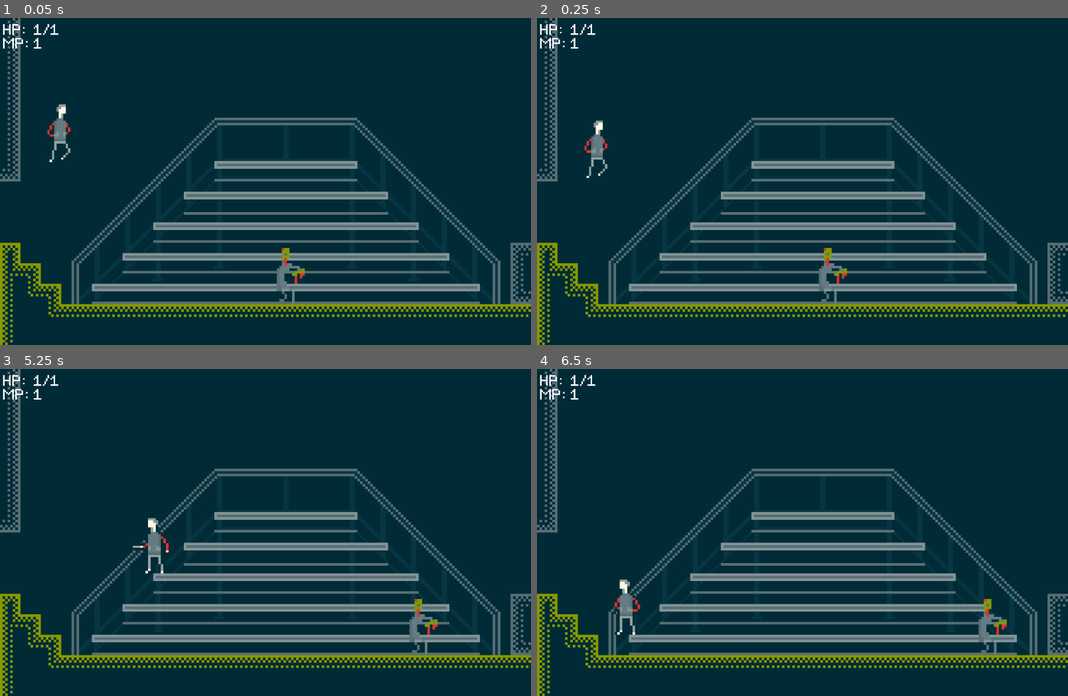
Above: before the commit, frames 1-4 (two rows, left to right).
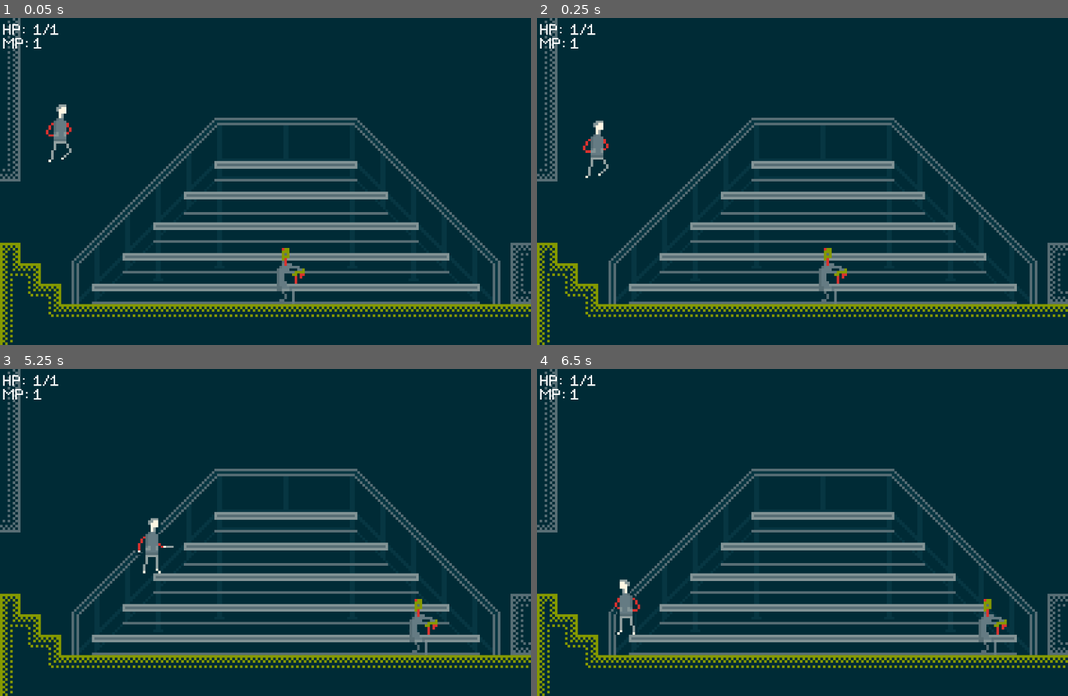
Above: after the commit, the same moments.

Repository: CloneDeath/ZombiesAteMyTeacher
Game: Godot game, scene res://Levels/Levels/Classroom/Classroom.tscn
Two runs of this game, one before a commit and one after it. Both use one fixed random seed, a clock stepped at 60 frames per second and the inputs below.
Inputs:
- Up to frame 1 (0.05 s): no input
- Up to frame 2 (0.25 s): no input
- Up to frame 3 (5.25 s): hold Right (move_right) 0.53-2.03 s; tap F (attack_weapon) every 1.5 s from 0.6 to 5.1 s; tap Space (move_jump) at 0.77, 1.52, 3.02, 3.77, 4.52 s; tap Down (move_crouch) at 1.35, 2.85, 4.35 s; hold Left (move_left) 2.03-2.78 s; hold Right (move_right) 2.78-4.28 s; hold Left (move_left) 4.28-5.03 s; hold Right (move_right) from 5.03 s (still down)
- Up to frame 4 (6.5 s): release Right (move_right) at 5.78 s; hold Left (move_left) from 5.78 s (still down); tap Down (move_crouch) at 5.85 s; tap Space (move_jump) at 6.02 s

The runs differ from the first frame. In frame 1, 0.1% of the frame differs, in the area x 8-14%, y 26-45%; in frame 2, 0.1%; in frame 3, 0.3%, in the area x 25-33%, y 45-63%; in frame 4, nothing differs.

Commit message:
Allowed the player to take damage, as well as change direction while they are in the air

Diff:
--- a/Player/Player.gd
+++ b/Player/Player.gd
@@ -3,14 +3,13 @@
 
 var health;
 var max_health setget ,get_max_health;
-func get_max_health():
-	return 1 + $SoulFragments/Zombie.level;
-
+func get_max_health(): return 1 + $SoulFragments/Zombie.level;
 var velocity = Vector2(0, 0);
 var jump_speed = 175;
 var up_gravity = 400;
 var down_gravity = 200;
 var facing = 1;
+var invulnerable = 0;
 
 var input = PlayerInput.new();
 
@@ -18,8 +17,15 @@
 	health = self.max_health;
 
 func _process(delta):
+	update_vulnerability(delta);
 	input.update(delta);
 	update_physics(delta);
+	take_damage();
+
+func update_vulnerability(delta):
+	invulnerable -= delta;
+	if (invulnerable <= 0):
+		invulnerable = 0;
 
 func update_physics(delta):
 	if (velocity.y < 0):
@@ -27,6 +33,26 @@
 	else:
 		velocity.y += down_gravity * delta;
 	velocity = self.move_and_slide(velocity, Vector2(0, -1));
+	if (is_on_floor()):
+		var friction = pow(0.1, delta);
+		velocity.x = velocity.x * friction;
+
+func take_damage():
+	if (!can_take_damage()): return;
+	for body in $EnemyCollision.get_overlapping_bodies():
+		if (body.is_in_group("enemy")):
+			self.damage(body, 1);
+
+func damage(source, amount):
+	if (!can_take_damage()): return;
+	invulnerable = 3;
+	$StateMachine.transition_to_state("Damaged");
+	var vel_sign = sign(self.position.x - source.position.x);
+	self.velocity.x = vel_sign * 50;
+	self.health -= amount;
+
+func can_take_damage():
+	return invulnerable <= 0;
 
 func do_jump():
 	velocity.y = -jump_speed;
--- a/Player/Player.tscn
+++ b/Player/Player.tscn
@@ -10,7 +10,8 @@
 [ext_resource path="res://Player/States/Jump.gd" type="Script" id=8]
 [ext_resource path="res://Player/States/Attack.gd" type="Script" id=9]
 [ext_resource path="res://Player/States/Crouch.gd" type="Script" id=10]
-[ext_resource path="res://Player/SoulFragments/Zombie.gd" type="Script" id=11]
+[ext_resource path="res://Player/States/Damaged.gd" type="Script" id=11]
+[ext_resource path="res://Player/SoulFragments/Zombie.gd" type="Script" id=12]
 
 [sub_resource type="RectangleShape2D" id=1]
 extents = Vector2( 3, 2 )
@@ -225,6 +226,7 @@
 script = ExtResource( 1 )
 
 [node name="Sprite" type="Sprite" parent="."]
+editor/display_folded = true
 position = Vector2( 0, -14.4 )
 scale = Vector2( 0.9, 0.9 )
 texture = ExtResource( 2 )
@@ -251,6 +253,15 @@
 shape = SubResource( 2 )
 
 [node name="CollisionShape2D" type="CollisionShape2D" parent="."]
+position = Vector2( 0, -11 )
+shape = SubResource( 3 )
+
+[node name="EnemyCollision" type="Area2D" parent="."]
+editor/display_folded = true
+collision_layer = 0
+collision_mask = 4
+
+[node name="CollisionShape2D" type="CollisionShape2D" parent="EnemyCollision"]
 position = Vector2( 0, -11 )
 shape = SubResource( 3 )
 
@@ -284,8 +295,11 @@
 [node name="Crouch" type="Node" parent="StateMachine"]
 script = ExtResource( 10 )
 
+[node name="Damaged" type="Node" parent="StateMachine"]
+script = ExtResource( 11 )
+
 [node name="SoulFragments" type="Node" parent="."]
 editor/display_folded = true
 
 [node name="Zombie" type="Node" parent="SoulFragments"]
-script = ExtResource( 11 )
+script = ExtResource( 12 )
--- /dev/null
+++ b/Player/States/Damaged.gd
@@ -0,0 +1,20 @@
+extends State
+
+var damage_time = 0;
+
+func on_enter(entity):
+	damage_time = 0.5;
+	entity.velocity.y = -50;
+
+func update(entity, delta):
+	damage_time -= delta;
+	if (abs(entity.velocity.x) < 10):
+		entity.velocity.x = 0;
+	if (entity.is_on_floor()):
+		entity.set_animation("Crouch");
+	else:
+		entity.set_animation("InAir");
+
+func get_next_state(_entity):
+	if (damage_time <= 0):
+		return "Idle";
--- a/Player/States/InAir.gd
+++ b/Player/States/InAir.gd
@@ -12,6 +12,7 @@
 	player.set_animation("InAir");
 	if (!input.Crouch):
 		player.allow_fall_through(false);
+	player.update_facing();
 
 func get_next_state(player: Player):
 	var input = player.input;
Not shown: 1 places in Player/Player.tscn that only renumber resources
